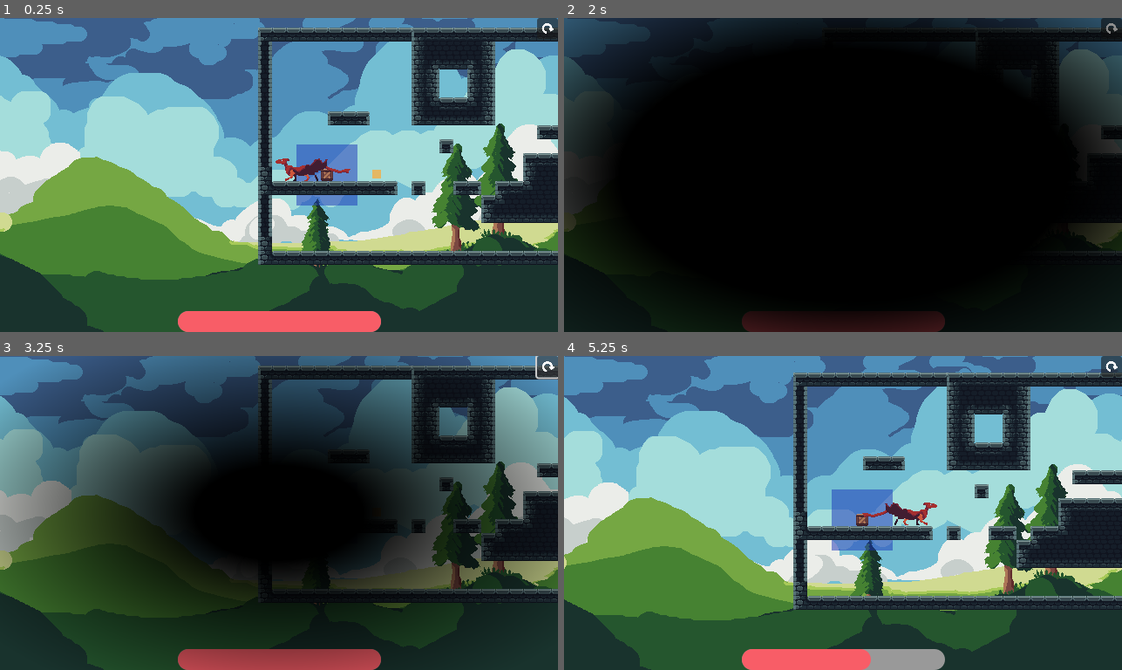
Above: before the commit, frames 1-4 (two rows, left to right).
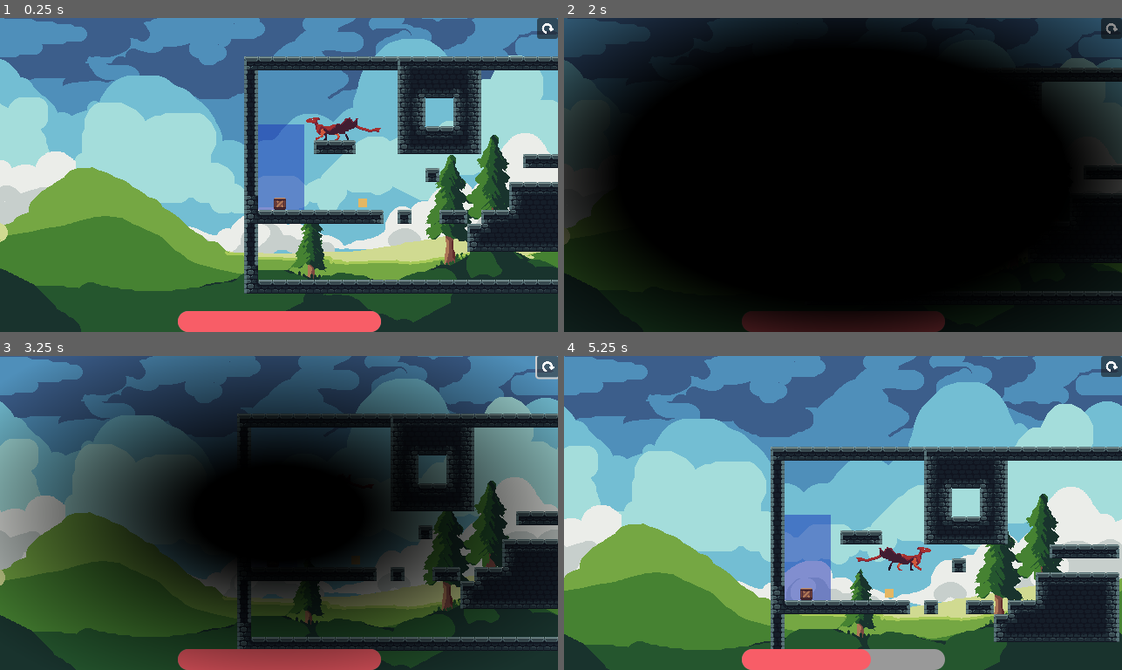
Above: after the commit, the same moments.

Repository: Robocraft999/ScalesToScale
Game: Godot game, scene res://scenes/test.tscn
Same seed, same stepped clock (60 frames per second), same inputs: the game is played once before the commit and once after it. This scene is started directly instead of the project's main scene. The engine's default icon, where the game draws it, is replaced by a stand-in: a white triangle on a blue panel in a dark square.
Inputs (mouse positions are in pixels of both pictures, inside the frame that each line leads up to):
- Up to frame 1 (0.25 s): no input
- Up to frame 2 (2 s): click (1110, 27) at 0.5 s; click (1110, 27) at 1.25 s
- Up to frame 3 (3.25 s): click (546, 365) at 2 s; click (546, 365) at 2.75 s
- Up to frame 4 (5.25 s): click (1110, 365) at 3.5 s; tap Enter at 4.25 s; move the mouse to (965, 497) at 4.27 s; hold D (move_right) 4.28-5 s; hold Space (dash) 4.28-5 s; click (965, 497) at 4.42 s; tap Up (jump) at 4.52 s; drag from (731, 528) to (815, 575) at 5.02 s

The runs differ from the first frame. In frame 1, 39% of the frame differs, in the area x 0-100%, y 3-100%; in frame 2, 3.8%; in frame 3, 27%; in frame 4, 52%, in the area x 0-100%, y 5-100%.

Commit message:
fixed even more box overlay

Diff:
--- a/scenes/test.tscn
+++ b/scenes/test.tscn
@@ -52,7 +52,7 @@
 [node name="Collectible" parent="ScaleScale" instance=ExtResource("3_h7wox")]
 
 [node name="ScalableBox" type="CharacterBody2D" parent="."]
-position = Vector2(63, 149)
+position = Vector2(25, 153)
 collision_mask = 3
 input_pickable = true
 metadata/_edit_group_ = true
@@ -68,9 +68,10 @@
 region_rect = Rect2(0, 0, 14, 14)
 
 [node name="Scaler" parent="ScalableBox" instance=ExtResource("7_xs4ma")]
+MAX_SCALE = Vector2(4, 7)
 
 [node name="Player" parent="." instance=ExtResource("4_j0igw")]
-position = Vector2(48, 142)
+position = Vector2(95, 61)
 floor_max_angle = 0.261799
 
 [node name="Label" type="Label" parent="."]
--- a/scripts/scaler.gd
+++ b/scripts/scaler.gd
@@ -191,9 +191,14 @@
 func calculate_reach_box():
 	var box: Sprite2D = $BoxOverlay
 	box.global_scale = MAX_SCALE
-	if get_parent().get_children().any(func(node): return node is WallGlue):
-		var glue: WallGlue = get_parent().find_children("*", "WallGlue")[0]
-		var dir = glue.direction.normalized() * -1
+	var dir = Vector2.UP
+	if get_parent().get_children().any(func(node): return node is WallGlue) or test_move(dir * box.get_rect().size * -1):
+		var glues = get_parent().find_children("*", "WallGlue")
+		if glues.size() > 0:
+			var glue: WallGlue = glues[0]
+			var glue_dir = glue.direction.normalized() * -1
+			if glue_dir != dir:
+				dir += glue_dir
 
 		var current_box_count = Global.lerp(Vector2.ONE, MAX_SCALE, target_offset) - Vector2.ONE
 		var max_box_count = MAX_SCALE - Vector2.ONE
